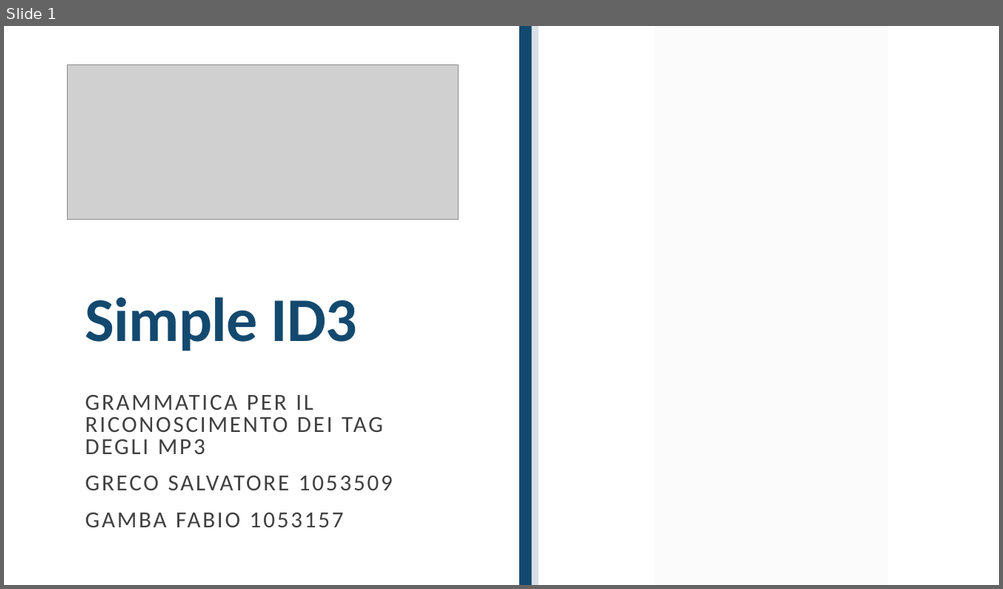
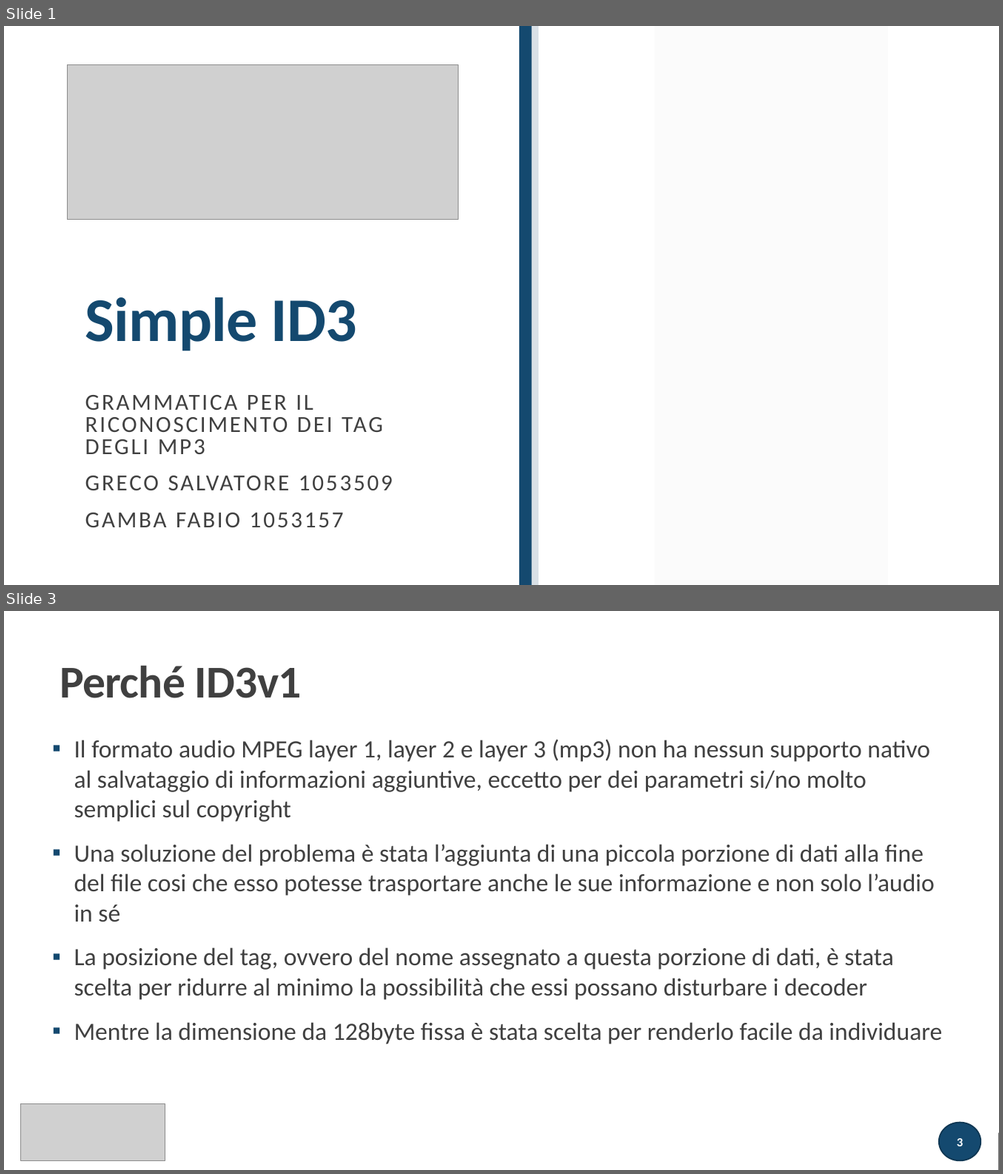
Before and after one commit to atusghen/SimpleID3, a slide deck: presentazione.pptx. Shown one above the other, each under a label of ours: slide 1 before the commit, slides 1 and 3 after it; the slides between them are not shown. The pictures are 1003x589 and 1003x1174 pixels, drawn with LibreOffice and Linux fonts; fonts in the diff are those of the drawing; grey boxes stand for pictures. Boxes give left, top, right and bottom in pixels: in the first picture for what was removed or moved away, otherwise in the second. Text is boxed around its words. In the diff, an @@ line names an element or a change of style, - is before the commit and + after.

```diff
--- a/presentazione.pptx
+++ b/presentazione.pptx
@@ slide 3 added at <box>4,611,999,1170</box>, background #FFFFFF @@
@@ rectangle added at <box>4,611,999,1170</box>, fill #FFFFFF @@
@@ parallelogram added at <box>612,611,845,1170</box>, fill #F2F2F2 at 30% opacity @@
@@ title added at <box>60,665,301,698</box>, 44 pt, text #404040, bold @@
+Perché ID3v1
@@ text added at <box>74,739,942,1045</box>, 24 pt, text #404040 @@
+▪ Il formato audio MPEG layer 1, layer 2 e layer 3 (mp3) non ha nessun supporto nativo al salvataggio di informazioni aggiuntive, eccetto per dei parametri si/no molto semplici sul copyright
+▪ Una soluzione del problema è stata l’aggiunta di una piccola porzione di dati alla fine del file cosi che esso potesse trasportare anche le sue informazione e non solo l’audio in sé
+▪ La posizione del tag, ovvero del nome assegnato a questa porzione di dati, è stata scelta per ridurre al minimo la possibilità che essi possano disturbare i decoder
+▪ Mentre la dimensione da 128byte fissa è stata scelta per renderlo facile da individuare
@@ line added from (53, 826) to (284, 826), #404040 1 pt @@
@@ rectangle added at <box>53,813,293,851</box>, fill #FFFFFF, outline #FFFFFF 1.25 pt @@
@@ picture added at <box>21,1104,166,1162</box> @@
@@ rectangle added at <box>4,1133,999,1170</box>, fill #262626 @@
@@ page number added at <box>939,1123,981,1161</box>, fill #14496F, outline #0F3652 1.25 pt, 12 pt, text #FFFFFF, bold @@
+3
```
Also in this commit, not shown: 4 slides changed, 5 other slides added, 1 other file.
